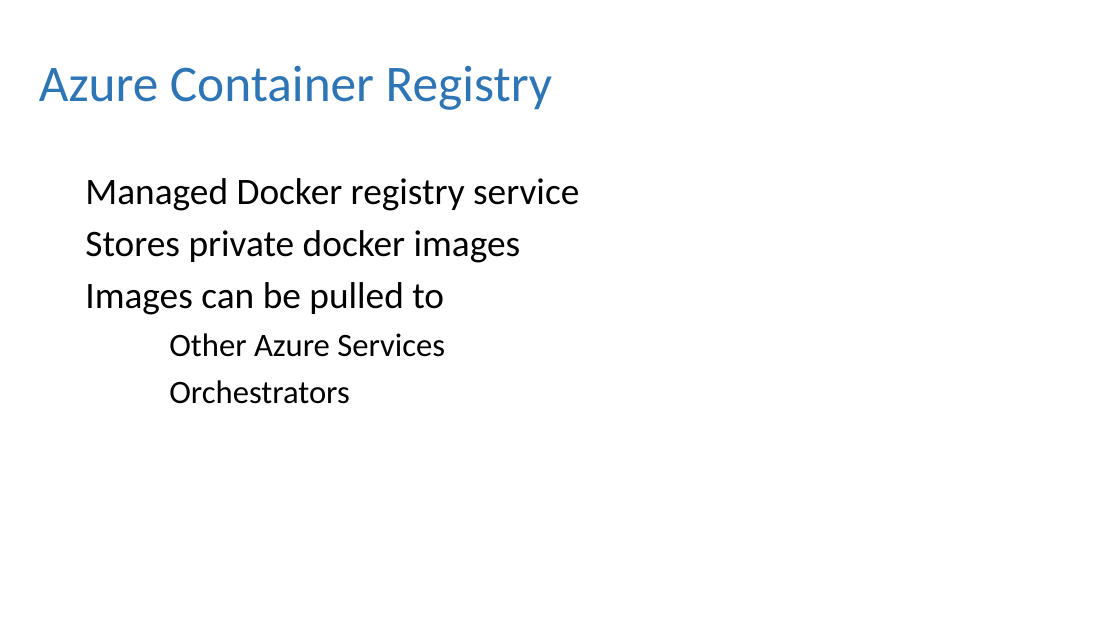
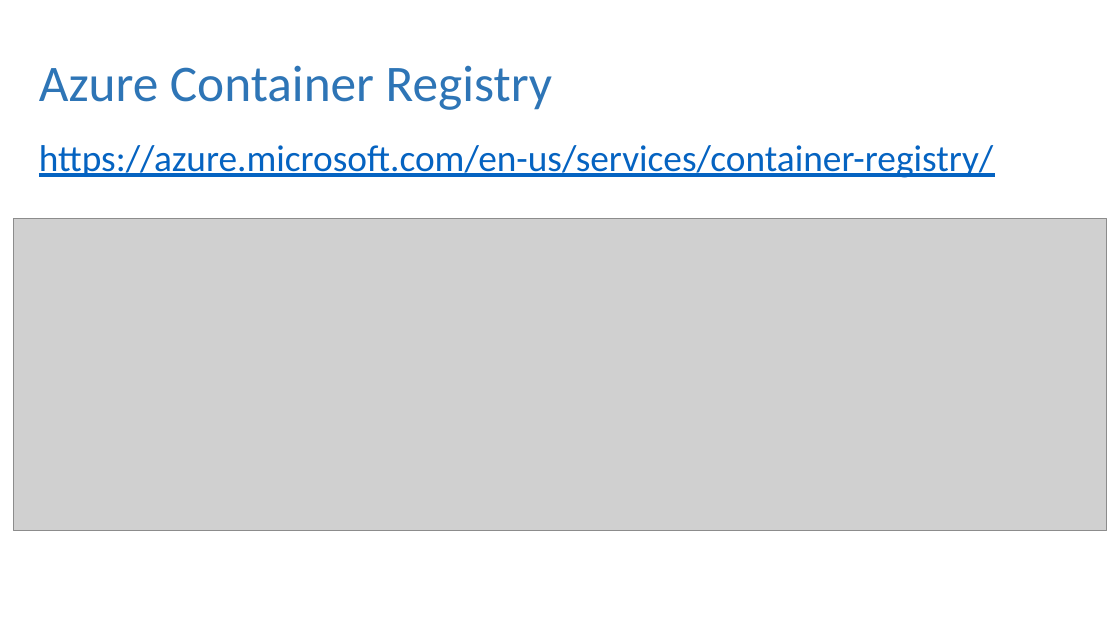
Before and after one commit to dbafromthecold/ContainersInTheCloud, a slide deck: slide 12 of ContainersInTheCloud.pptx (slide 16 before the commit). Drawn at 1120x630 pixels with LibreOffice and Linux fonts; fonts in the diff are those of the drawing; grey boxes stand for pictures; background and template pictures are left out. Boxes give left, top, right and bottom in pixels: in the first picture for what was removed or moved away, otherwise in the second. Text is boxed around its words. In the diff, an @@ line names an element or a change of style, - is before the commit and + after.

```diff
--- a/ContainersInTheCloud.pptx
+++ b/ContainersInTheCloud.pptx
@@ text at [39,145,993,178]: text changed; text colour #000000 to #0563C1 @@
-Managed Docker registry service
-Stores private docker images
-Images can be pulled to
-Other Azure Services
-Orchestrators
+https://azure.microsoft.com/en-us/services/container-registry/
@@ picture added at [13,218,1107,531] @@
```
Also in this commit, not shown: 5 other slides changed, 14 slides added, 2 slides removed, 1 other file.
